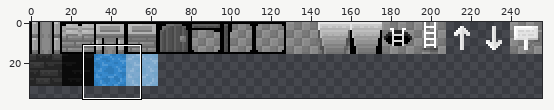
Edited in one commit: sprite sheet (src/main/resources/tiles.png). The picture above shows the old version from afar; the outline marks the close-up.
Close-up. Before:
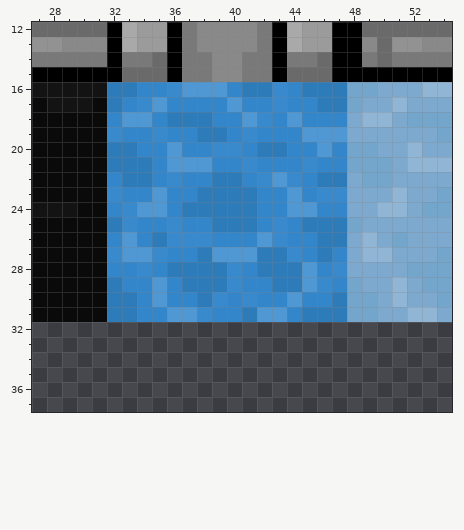
The file is 256x256 pixels. Colours within 5 levels of each other are drawn and written as one. Shown: x 27..54, y 12..37. The wide view leaves out empty margins.
After:
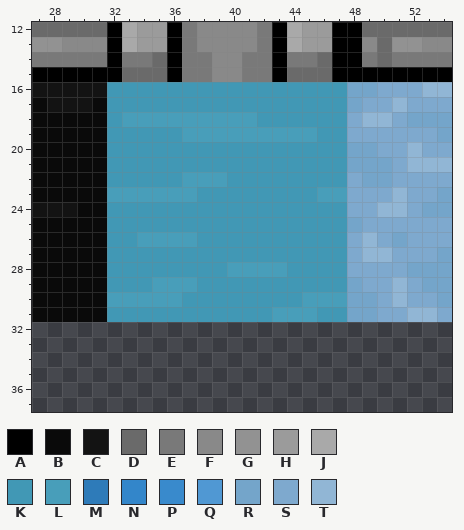
Palette (. is transparent): A #000000  B #0a0a0a  C #131313  D #6a6a6a  E #797979  F #898989  G #929292  H #9b9b9b  J #a9a9a9  K #4198b5  L #489eba  M #2e7bb9  N #3386ca  P #398acc  Q #5098d3  R #74a5ca  S #7ea9ce  T #91b6d5
From old to new:
@@ x 27..54 @@
 15 AAAAAADDDAEEFFEEADDDAAAAAAAA
-16 CCCCCMMNNPQQQNMMPNMMMRRSSSTT
-17 BCCCBMNPQNNNNQNNPNNMMRSSTSSS
-18 BBBBBNQQNMMMNNQPNQNNNSTTSRRR
-19 BBBBBPNNPNNMMNPNNNQQQSSSSSSR
-20 BBBBBMMNNQNNPPNMMNNQNRRSSTSS
-21 BBBBBMMMNQQQNNPNNNPNNRRRSTTT
-22 BBBBBNMMNPNNMMNPQPNMMSRRSSSS
-23 BBBBBPNNQNNMMMMNNQNPPSSSTSSR
-24 CCCBBNPQQNMMMMMNNQQNNSSTTSRR
-25 BBBBBMPNNPNNMMMNPNMMMRSSSSSS
-26 BBBBBNQNMPPPNNNQPNNMMSTSRSSS
-27 BBBBBPQQPNNMQQQMMPNMNSTTSSSR
-28 BBBBBNNPNMMMMPNMMMQNPSSSSRRR
-29 BBBBBMNNQNMMMPNNMMQPNRSSTSRR
-30 BBBBBMMNQNNMPNPNNQNNMRRSTSSR
-31 BBBBBMMNNQQPNNMQQNMMMRRSSTTS
+16 CCCCCKKKKKKKKKKKKKKKKRRSSSTT
+17 BCCCBKKKKKKKKKKKKKKKKRSSTSSS
+18 BBBBBKLLLLLLLLLKKKKKKSTTSRRR
+19 BBBBBKKKKKLLLLLLLLLKKSSSSSSR
+20 BBBBBKKKKKKKKKKKKKKKKRRSSTSS
+21 BBBBBKKKKKKKKKKKKKKKKRRRSTTT
+22 BBBBBKKKKKLLLKKKKKKKKSRRSSSS
+23 BBBBBLLLLLLKKKKKKKKLLSSSTSSR
+24 CCCBBKKKKKKKKKKKKKKKKSSTTSRR
+25 BBBBBKKKKKKKKKKKKKKKKRSSSSSS
+26 BBBBBKKLLLLKKKKKKKKKKSTSRSSS
+27 BBBBBKKKKKKKKKKKKKKKKSTTSSSR
+28 BBBBBKKKKKKKKLLLLKKKKSSSSRRR
+29 BBBBBKKKLLLKKKKKKKKKKRSSTSRR
+30 BBBBBLLLLLKKKKKKKKLLLRRSTSSR
+31 BBBBBKKKKKKKKKKKLLLKKRRSSTTS
 32 ............................
Boxes around the changes in both close-ups, in picture pixels (x1, y1, x2, y2):
changed: (107, 82, 347, 322)
